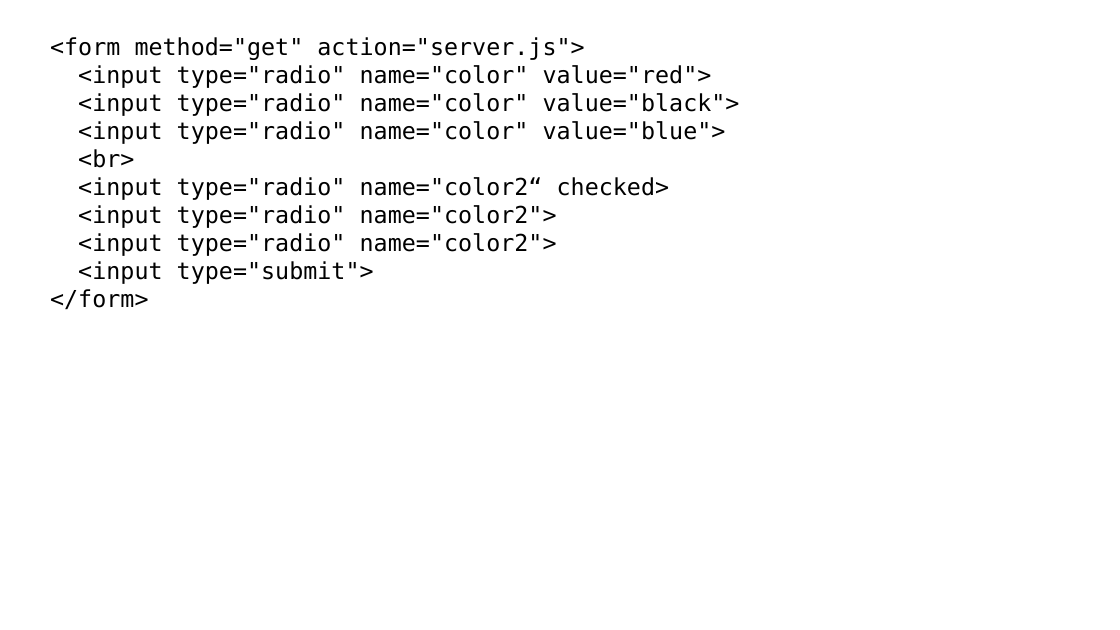
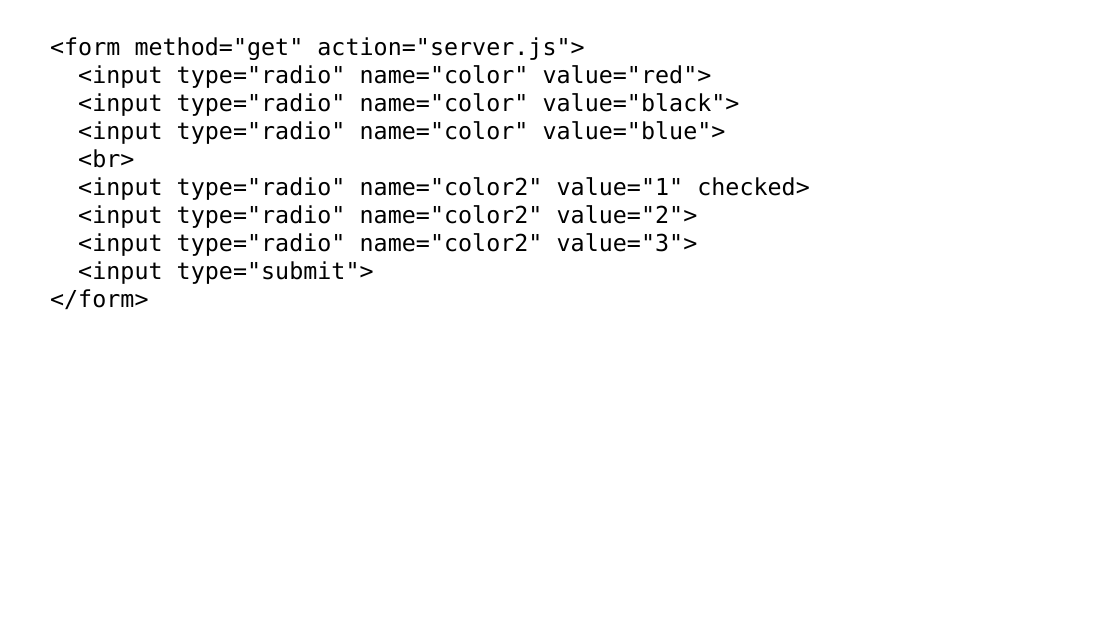
Before and after one commit to MainFe/mainfe.github.io, a slide deck: slide 57 of ppt/web-design.pptx. Drawn at 1120x630 pixels with LibreOffice and Linux fonts; fonts in the diff are those of the drawing. Boxes give left, top, right and bottom in pixels: in the first picture for what was removed or moved away, otherwise in the second. Text is boxed around its words. In the diff, an @@ line names an element or a change of style, - is before the commit and + after.

Commit message:
ppt update

```diff
--- a/ppt/web-design.pptx
+++ b/ppt/web-design.pptx
@@ text at box(78, 177, 810, 256): text changed @@
-<input type="radio" name="color2“ checked>
-<input type="radio" name="color2">
-<input type="radio" name="color2">
+<input type="radio" name="color2" value="1" checked>
+<input type="radio" name="color2" value="2">
+<input type="radio" name="color2" value="3">
```
Also in this commit, not shown: 13 other slides changed, 41 slides added, 10 slides removed, 2 other files.
